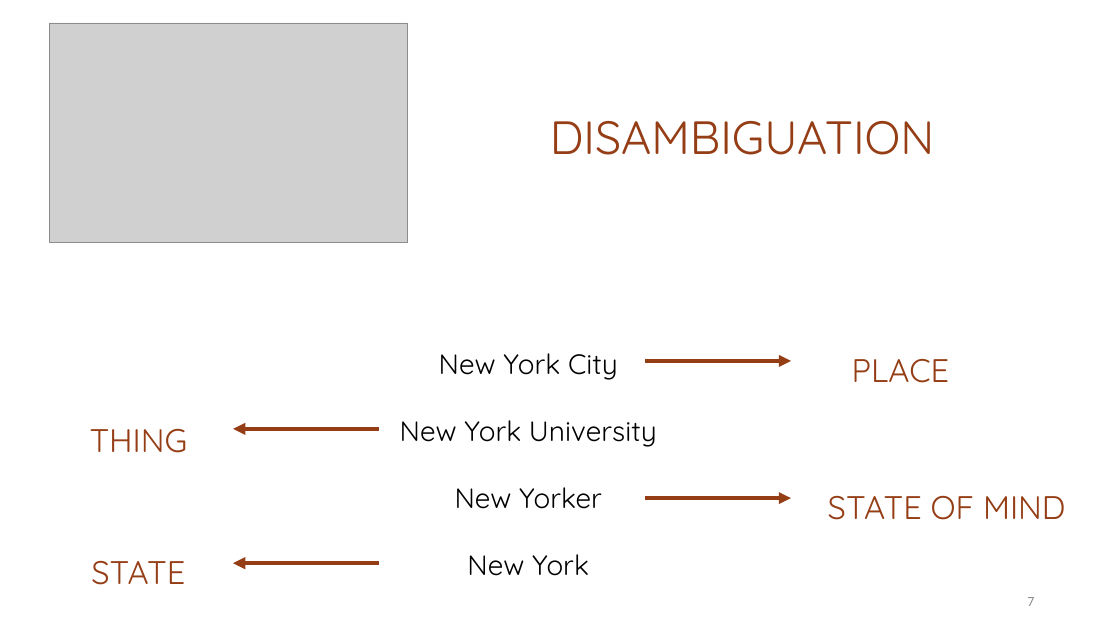
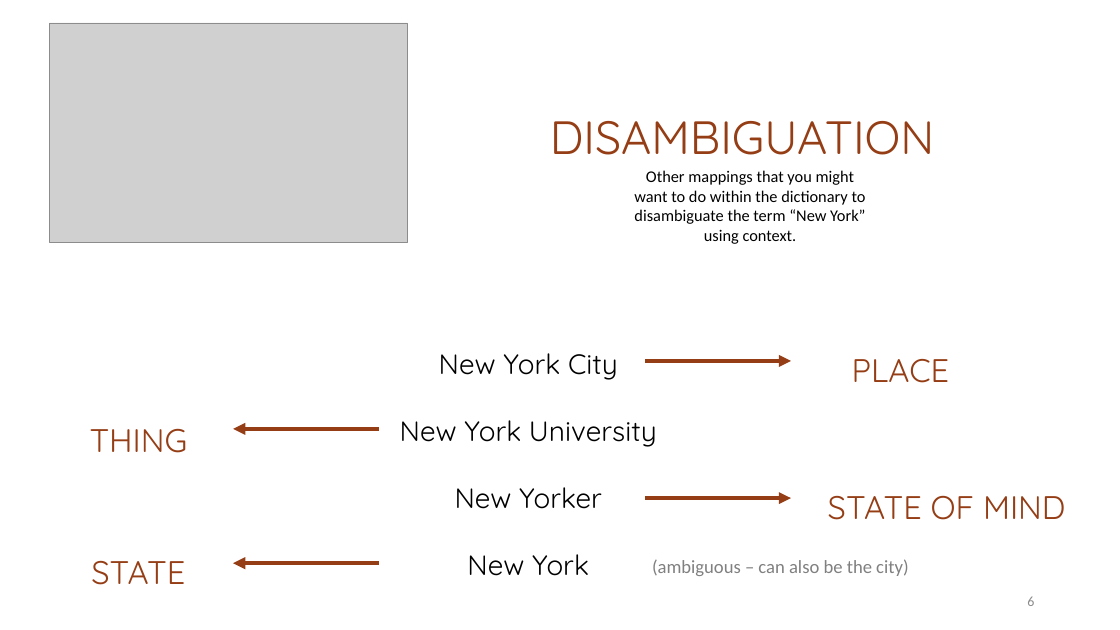
Before and after one commit to Watts-College/paf-514-template, a slide deck: slide 6 of lectures/text-analysis.pptx (slide 7 before the commit). Drawn at 1120x630 pixels with LibreOffice and Linux fonts; fonts in the diff are those of the drawing; grey boxes stand for pictures. Boxes give left, top, right and bottom in pixels: in the first picture for what was removed or moved away, otherwise in the second. Text is boxed around its words. In the diff, an @@ line names an element or a change of style, - is before the commit and + after.

Commit message:
add text analysis slides

```diff
--- a/lectures/text-analysis.pptx
+++ b/lectures/text-analysis.pptx
@@ text added at <box>634,170,866,244</box>, 14 pt, text #000000 @@
+Other mappings that you might want to do within the dictionary to disambiguate the term “New York” using context.
@@ text added at <box>652,559,908,576</box>, 16 pt, text #808080 @@
+(ambiguous – can also be the city)
@@ page number at <box>1027,597,1034,606</box>: text changed @@
-7
+6
```
Also in this commit, not shown: 4 other slides changed, 1 slide added, 1 slide removed, 2 other files.
